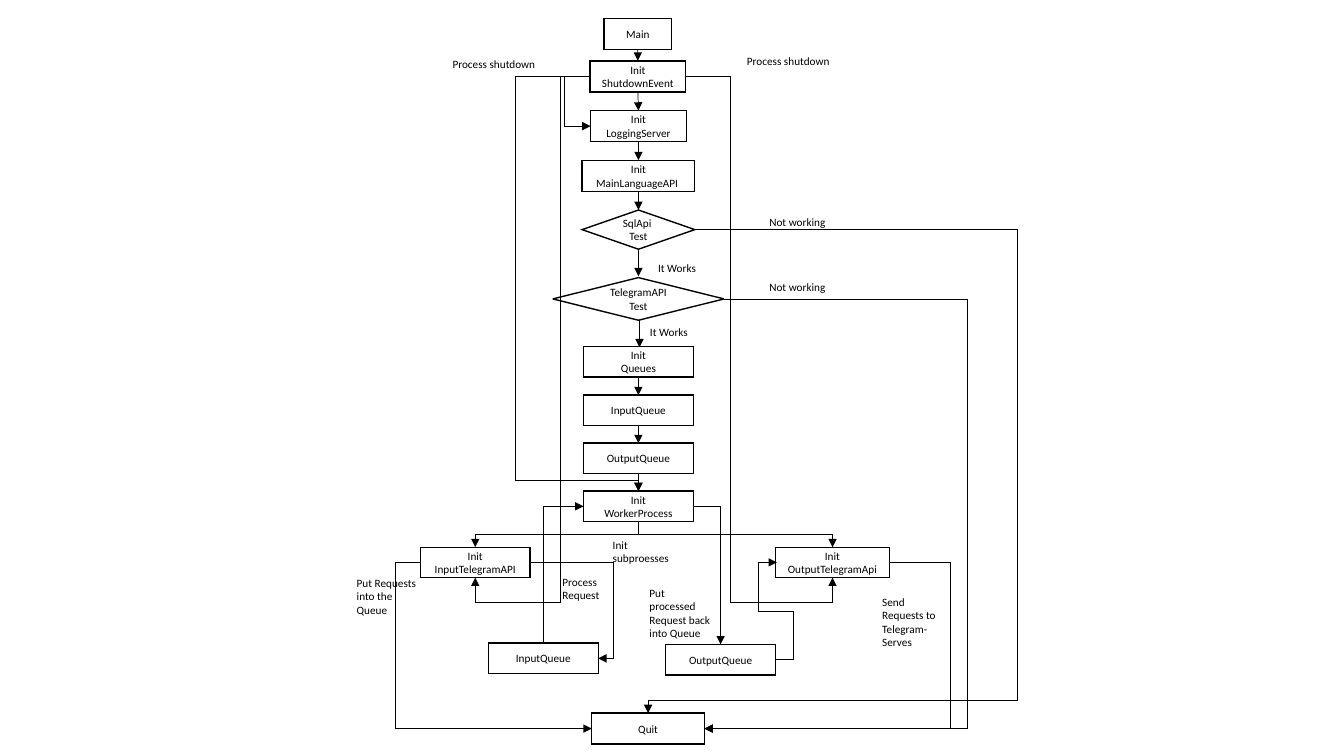
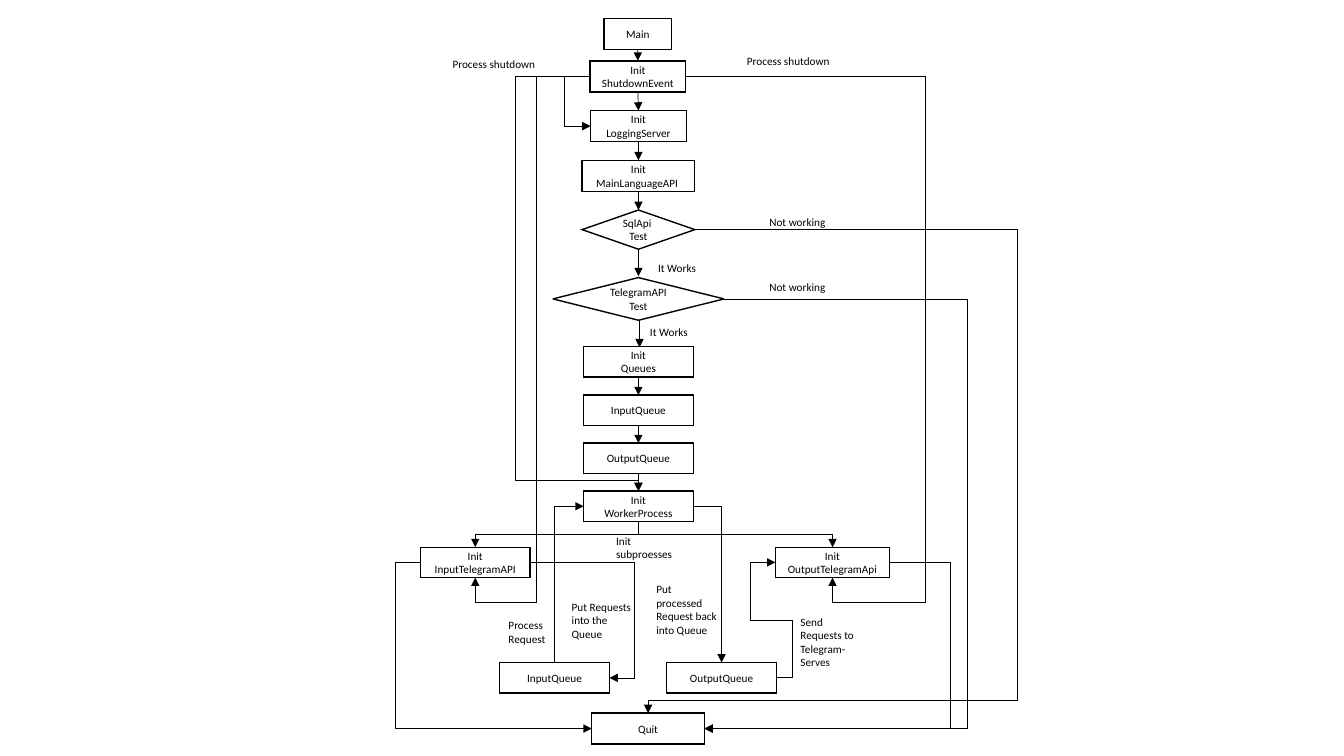
Before and after one commit to AsdwGroup/AnimeSubBot, a slide deck: slide 1 of Init of Program.pptx. Drawn at 1344x756 pixels with LibreOffice and Linux fonts; fonts in the diff are those of the drawing. Boxes give left, top, right and bottom in pixels: in the first picture for what was removed or moved away, otherwise in the second. Text is boxed around its words. In the diff, an @@ line names an element or a change of style, - is before the commit and + after.

```diff
--- a/Init of Program.pptx
+++ b/Init of Program.pptx
@@ elbow arrow (590, 77) - (475, 578): route changed @@
@@ elbow arrow (686, 77) - (833, 578): route changed @@
@@ elbow arrow moved from (543, 643) - (584, 506) to (555, 662) - (584, 506) @@
@@ elbow arrow moved from (694, 506) - (721, 644) to (694, 506) - (722, 662) @@
@@ text "Init subproesses": place and size @@
-text "Init subproesses" at [613,541,669,566]
+text "Init subproesses" at [616,537,672,560]
@@ elbow arrow moved from (530, 563) - (599, 658) to (530, 563) - (610, 679) @@
@@ elbow arrow moved from (775, 659) - (777, 563) to (776, 678) - (775, 563) @@
@@ text "Put Requests into the Queue": place and size @@
-text "Put Requests into the Queue" at [357,578,416,616]
+text "Put Requests into the Queue" at [572,603,631,640]
@@ text "Put processed Request back into ...": place and size @@
-text "Put processed Request back into ..." at [649,589,710,639]
+text "Put processed Request back into ..." at [656,585,717,636]
@@ text "Process Request": place and size @@
-text "Process Request" at [562,578,599,601]
+text "Process Request" at [508,621,545,645]
@@ text "Send Requests to Telegram-Serves": place and size @@
-text "Send Requests to Telegram-Serves" at [882,598,936,646]
+text "Send Requests to Telegram-Serves" at [800,618,854,666]
@@ rectangle "InputQueue": place and size @@
-rectangle "InputQueue" at [489,643,599,674]
+rectangle "InputQueue" at [500,662,610,693]
@@ rectangle "OutputQueue": place and size @@
-rectangle "OutputQueue" at [666,644,776,675]
+rectangle "OutputQueue" at [666,662,776,693]
```
Also in this commit, not shown: 27 other files.
